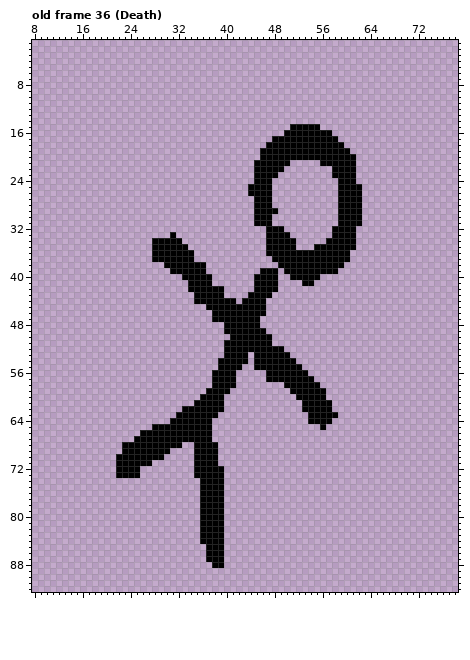
Edited in one commit: pixel-art file (Assets/StickManSpriteSheet.aseprite). The first picture shows the starting point.
96x96 pixels, 46 frames. Shown: old frame 36 (Death): x 8..78, y 1..92. The commit also changed other frames, which this record leaves out.
After the commit:
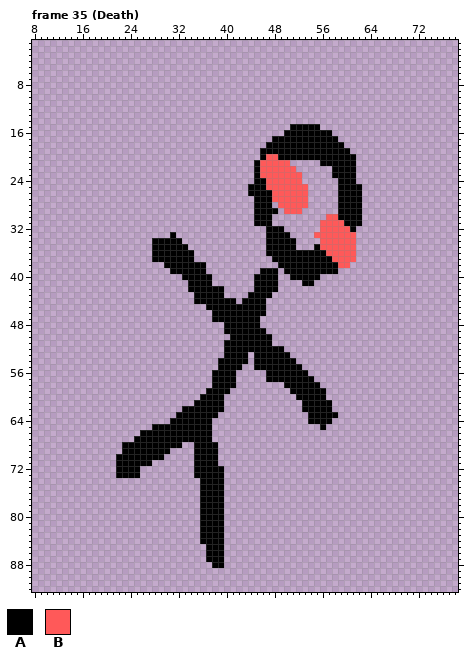
Palette (. is transparent): A #000000  B #ff5959
Difference:
{"change": "frames 46 -> 44"}
{"where": "frame 35 (Death) against old frame 36 (Death)"}
{"frame":35,"y":20,"x":47,"old":"AA","new":"BB"}
{"frame":35,"y":21,"x":46,"old":"AAAAA","new":"BBBBB"}
{"frame":35,"y":22,"x":46,"old":"AAAA..","new":"BBBBBB"}
{"frame":35,"y":23,"x":46,"old":"AAA....","new":"BBBBBBB"}
{"frame":35,"y":24,"x":47,"old":"A.....","new":"BBBBBB"}
{"frame":35,"y":25,"x":47,"old":"A......","new":"BBBBBBB"}
{"frame":35,"y":26,"x":48,"old":"......","new":"BBBBBB"}
{"frame":35,"y":27,"x":48,"old":"......","new":"BBBBBB"}
{"frame":35,"y":28,"x":49,"old":".....","new":"BBBBB"}
{"frame":35,"y":29,"x":50,"old":"...","new":"BBB"}
{"frame":35,"y":30,"x":57,"old":"..","new":"BB"}
{"frame":35,"y":31,"x":56,"old":"...A","new":"BBBB"}
{"frame":35,"y":32,"x":56,"old":"..AAA","new":"BBBBB"}
{"frame":35,"y":33,"x":55,"old":"...AAAA","new":"BBBBBBB"}
{"frame":35,"y":34,"x":56,"old":".AAAAA","new":"BBBBBB"}
{"frame":35,"y":35,"x":56,"old":"AAAAAA","new":"BBBBBB"}
{"frame":35,"y":36,"x":57,"old":"AAAA.","new":"BBBBB"}
{"frame":35,"y":37,"x":58,"old":"AAA.","new":"BBBB"}
{"frame":35,"y":38,"x":59,"old":"A.","new":"BB"}
